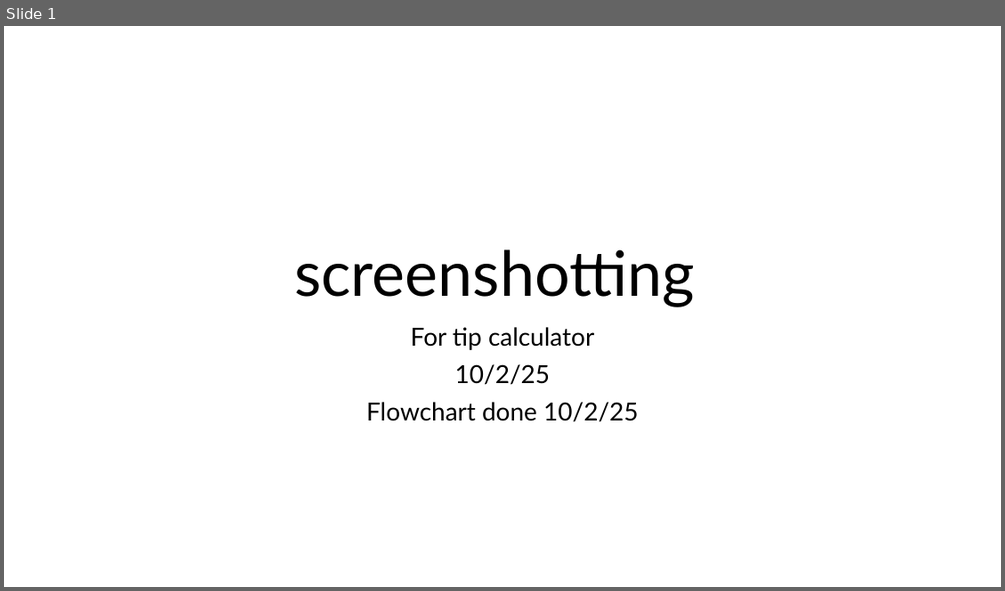
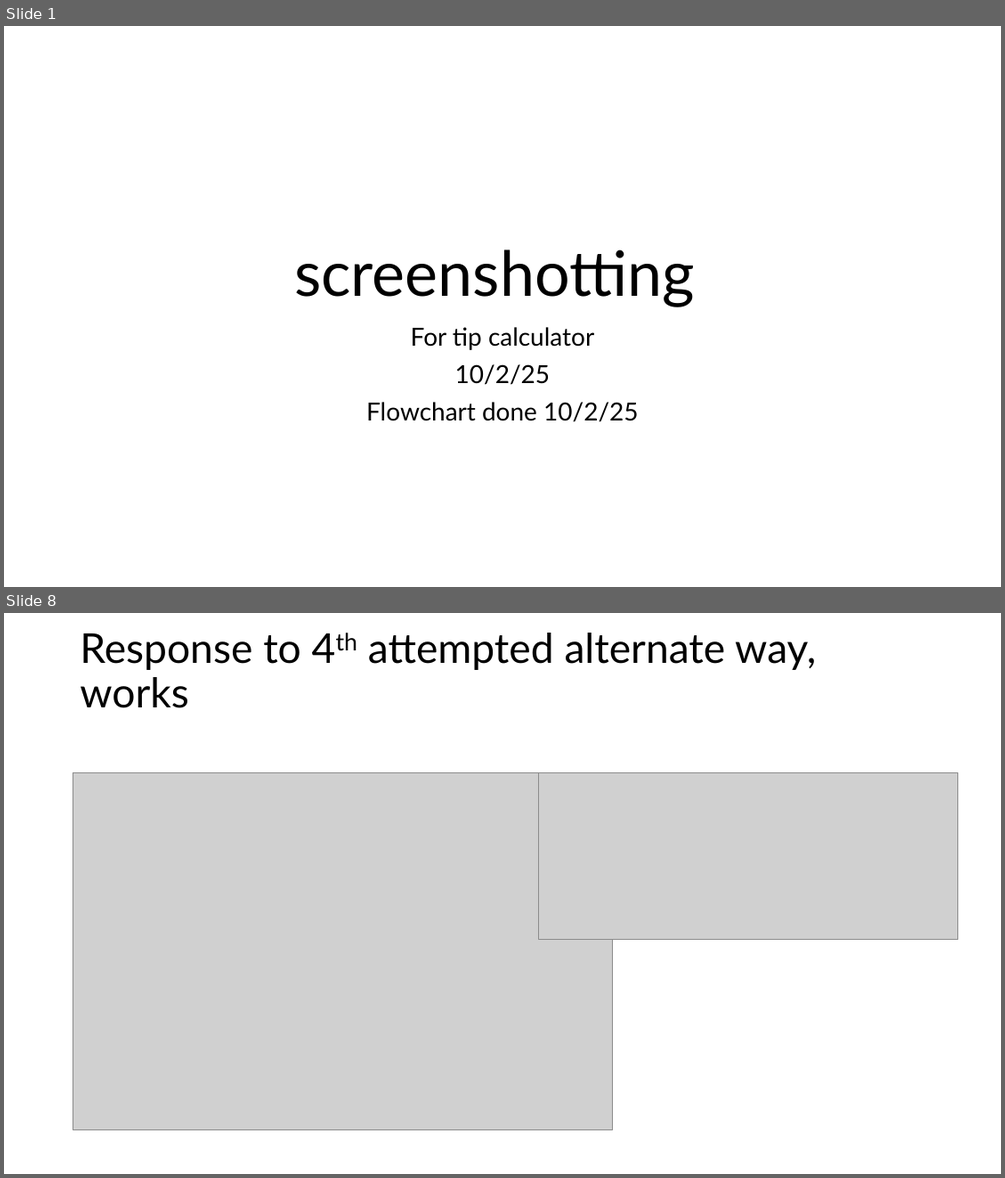
Before and after one commit to PengoPango/403IT_Programming_repos, a slide deck: 403_Programming/assignments/tipcalculatorprogress_screenshots.pptx. Shown one above the other, each under a label of ours: slide 1 before the commit, slides 1 and 8 after it; the slides between them are not shown. The pictures are 1005x591 and 1005x1178 pixels, drawn with LibreOffice and Linux fonts; fonts in the diff are those of the drawing; grey boxes stand for pictures. Boxes give left, top, right and bottom in pixels: in the first picture for what was removed or moved away, otherwise in the second. Text is boxed around its words. In the diff, an @@ line names an element or a change of style, - is before the commit and + after.

```diff
--- a/403_Programming/assignments/tipcalculatorprogress_screenshots.pptx
+++ b/403_Programming/assignments/tipcalculatorprogress_screenshots.pptx
@@ slide 8 added at box(4, 613, 1001, 1174), background #FFFFFF @@
@@ title added at box(80, 633, 816, 708), 39.6 pt, text #000000 @@
+Response to 4th attempted alternate way, works
@@ picture added at box(73, 773, 613, 1129) @@
@@ picture added at box(539, 773, 957, 939) @@
```
Also in this commit, not shown: 16 other slides added, 1 slide removed, 2 other files.
